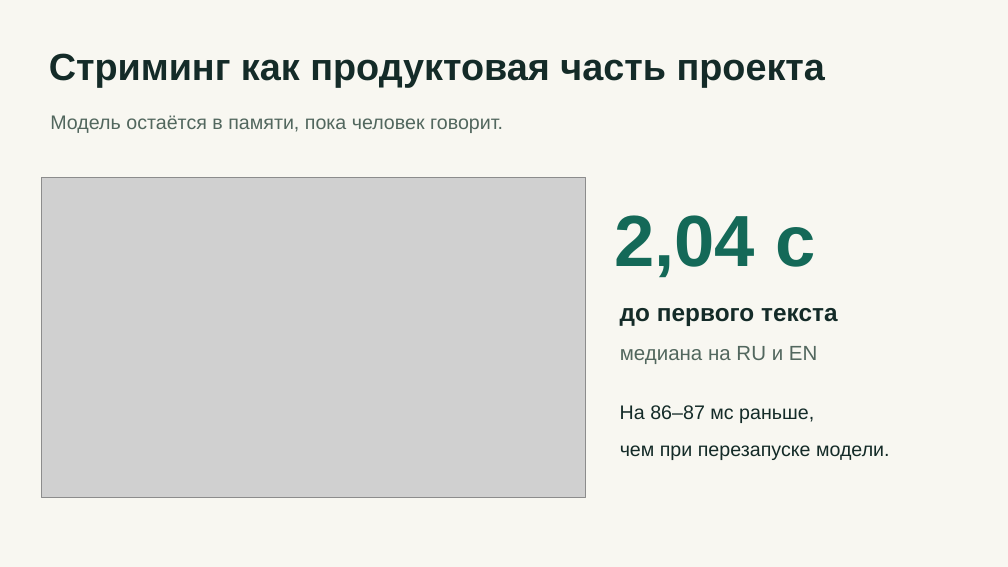
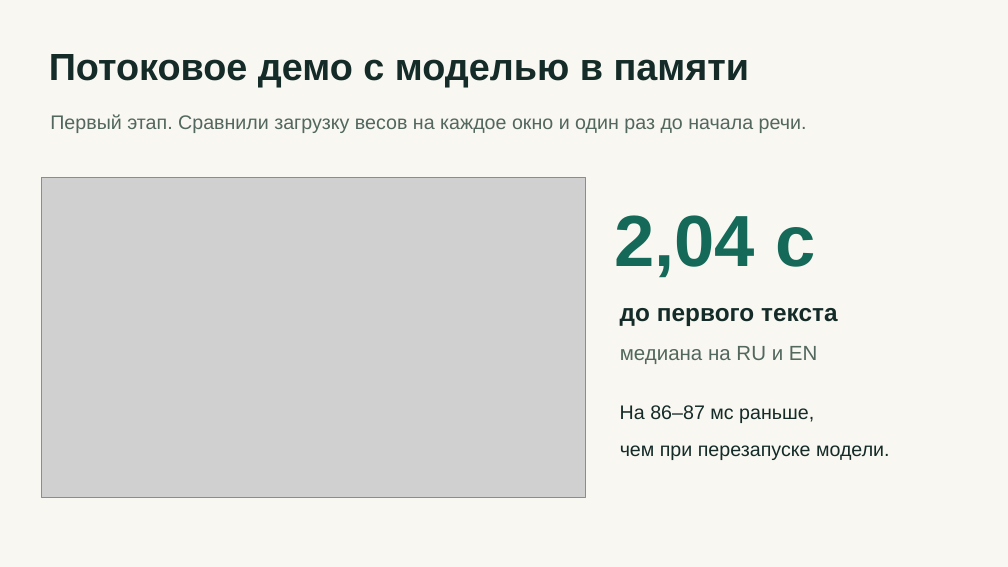
Before and after one commit to mnenadoeloo/EDLM_Whisper_Boost, a slide deck: slide 9 of results/whisper-small.pptx (slide 8 before the commit). Drawn at 1008x567 pixels with LibreOffice and Linux fonts; fonts in the diff are those of the drawing; grey boxes stand for pictures. Boxes give left, top, right and bottom in pixels: in the first picture for what was removed or moved away, otherwise in the second. Text is boxed around its words. In the diff, an @@ line names an element or a change of style, - is before the commit and + after.

```diff
--- a/results/whisper-small.pptx
+++ b/results/whisper-small.pptx
@@ text at box(49, 54, 750, 87): text changed @@
-Стриминг как продуктовая часть проекта
+Потоковое демо с моделью в памяти
@@ text at box(50, 114, 807, 133): text changed @@
-Модель остаётся в памяти, пока человек говорит.
+Первый этап. Сравнили загрузку весов на каждое окно и один раз до начала речи.
```
Also in this commit, not shown: 3 other slides changed, 6 slides added, 2 slides removed, 16 other files.
